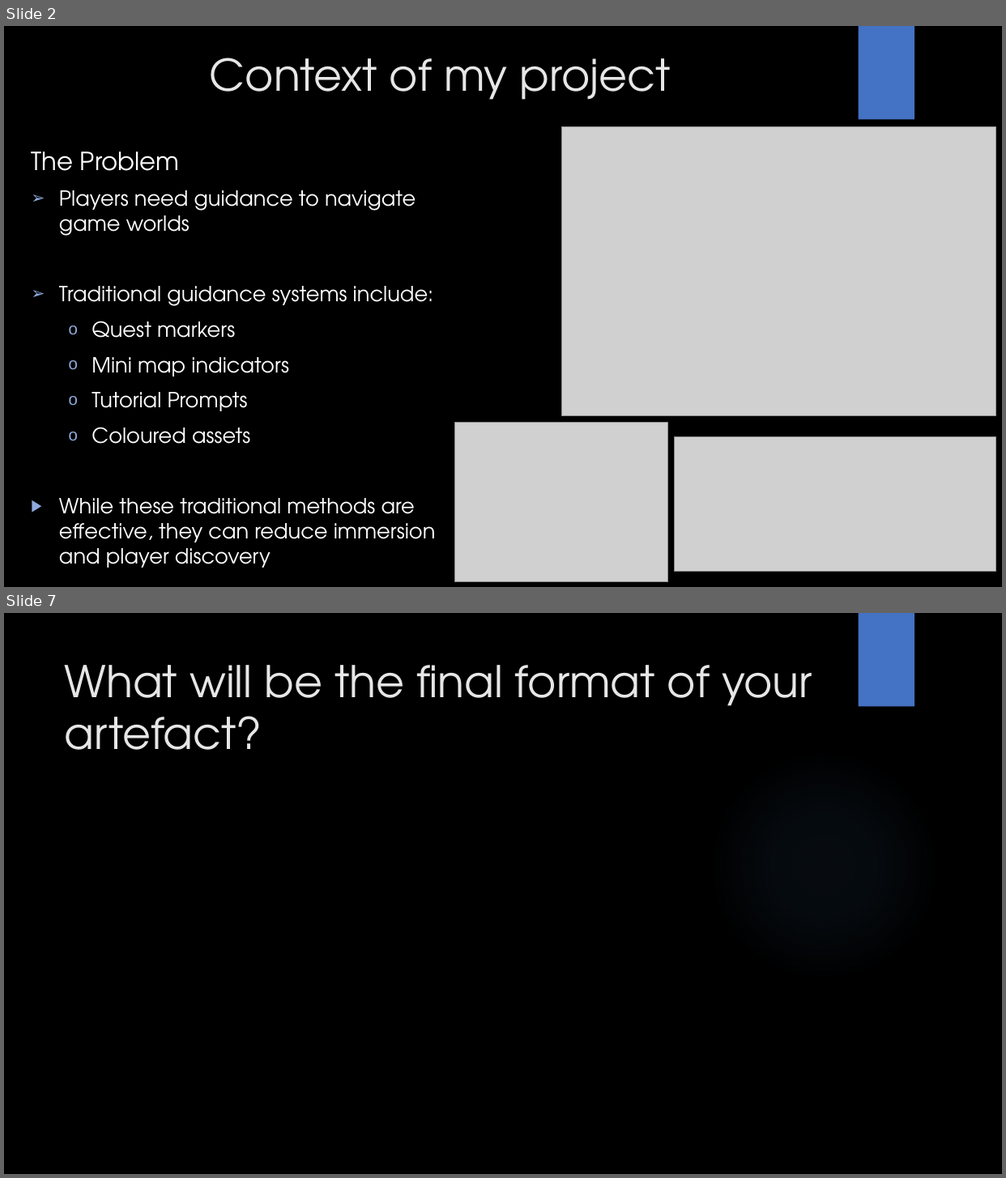
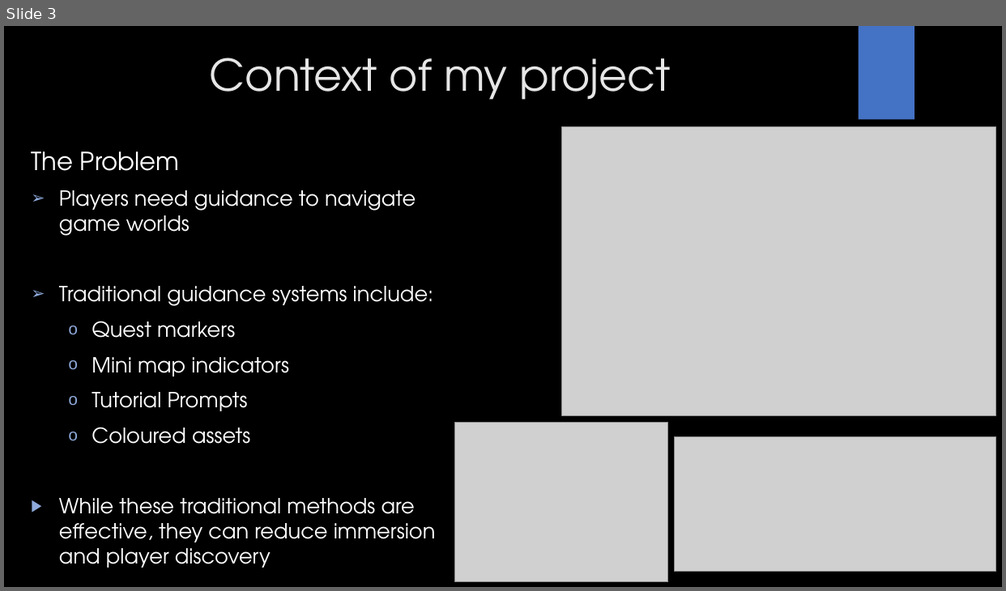
Before and after one commit to Mdot5596/MA-Dissertation, a slide deck: Project Proposal/GAM708 Proposal Presentation.pptx. Shown one above the other, each under a label of ours: slides 2 and 7 before the commit, slide 3 after it; the slides between them are not shown. The pictures are 1006x1178 and 1006x591 pixels, drawn with LibreOffice and Linux fonts; fonts in the diff are those of the drawing; grey boxes stand for pictures; background and template pictures are left out. Boxes give left, top, right and bottom in pixels: in the first picture for what was removed or moved away, otherwise in the second. Text is boxed around its words. In the diff, an @@ line names an element or a change of style, - is before the commit and + after.

```diff
--- a/Project Proposal/GAM708 Proposal Presentation.pptx
+++ b/Project Proposal/GAM708 Proposal Presentation.pptx
@@ slide 7 removed at <box>4,613,1002,1174</box>, background picture (left out); not listed: 1 template element that a slide beside it also shows @@
@@ title removed at <box>65,665,812,750</box> @@
-What will be the final format of your artefact?
@@ ellipse removed at <box>709,750,939,981</box> @@
@@ what was slide 2 is now slide 3 @@
```
Also in this commit, not shown: 2 slides changed, 5 slides added, 5 other slides removed, 2 other files.
